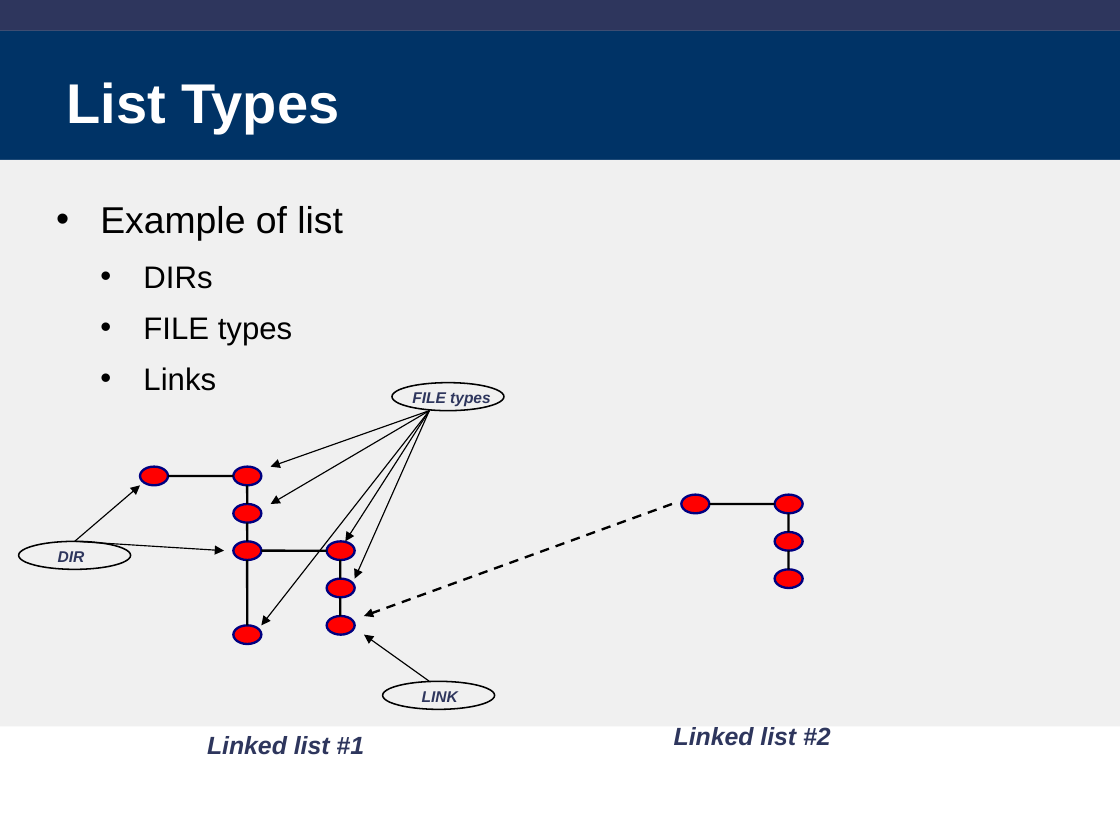
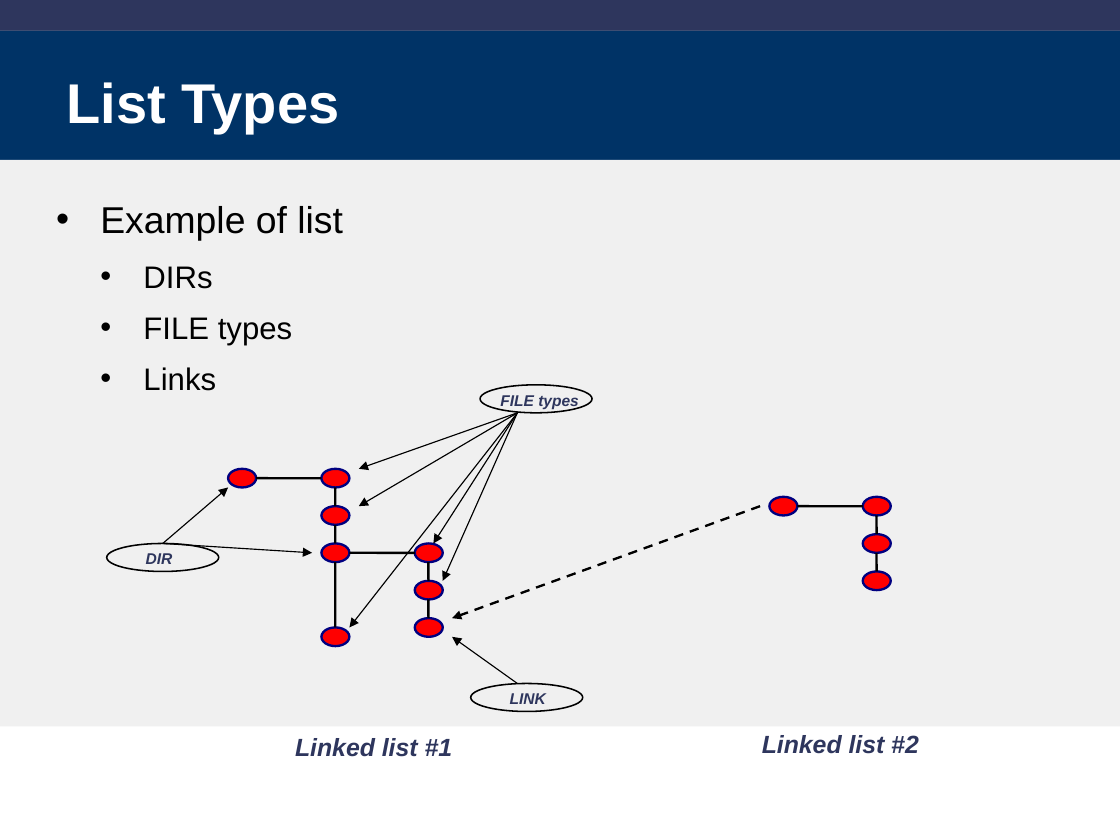
Before and after one commit to libm3l/libm3l, a slide deck: slide 7 of clibm-3l.ppt (slide 5 before the commit). Drawn at 1120x840 pixels with LibreOffice and Linux fonts; fonts in the diff are those of the drawing; background and template pictures are left out. Boxes give left, top, right and bottom in pixels: in the first picture for what was removed or moved away, otherwise in the second. Text is boxed around its words. In the diff, an @@ line names an element or a change of style, - is before the commit and + after.

```diff
--- a/clibm-3l.ppt
+++ b/clibm-3l.ppt
@@ ellipse: place and size @@
-ellipse at box(233, 541, 261, 560)
+ellipse at box(321, 469, 349, 488)
@@ 5 ellipses, 5 arrows, 2 texts, 2 lines: place and size @@
-5 ellipses, 5 arrows, 2 texts, 2 lines at box(19, 411, 803, 709)
+5 ellipses, 5 arrows, 2 texts, 2 lines at box(106, 413, 890, 711)
@@ 3 ellipses: place and size @@
-3 ellipses at box(233, 467, 803, 560)
+3 ellipses at box(228, 469, 797, 562)
@@ ellipse: place and size @@
-ellipse at box(681, 495, 709, 514)
+ellipse at box(862, 497, 890, 516)
@@ line moved from (340, 560) - (340, 579) to (335, 525) - (335, 543) @@
@@ 6 lines, 4 arrows, 2 texts, 2 ellipses: place and size @@
-6 lines, 4 arrows, 2 texts, 2 ellipses at box(168, 383, 788, 755)
+6 lines, 4 arrows, 2 texts, 2 ellipses at box(256, 385, 877, 757)
@@ ellipse: place and size @@
-ellipse at box(140, 467, 168, 486)
+ellipse at box(414, 543, 442, 562)
@@ line moved from (248, 523) - (248, 541) to (428, 562) - (428, 581) @@
@@ ellipse: place and size @@
-ellipse at box(327, 616, 355, 635)
+ellipse at box(321, 627, 349, 646)
@@ ellipse: place and size @@
-ellipse at box(233, 625, 261, 644)
+ellipse at box(414, 618, 442, 637)
@@ text "Linked list #2": place and size @@
-text "Linked list #2" at box(674, 727, 831, 746)
+text "Linked list #2" at box(762, 735, 919, 754)
```
Also in this commit, not shown: 14 other slides changed, 7 slides added, 5 other files.
